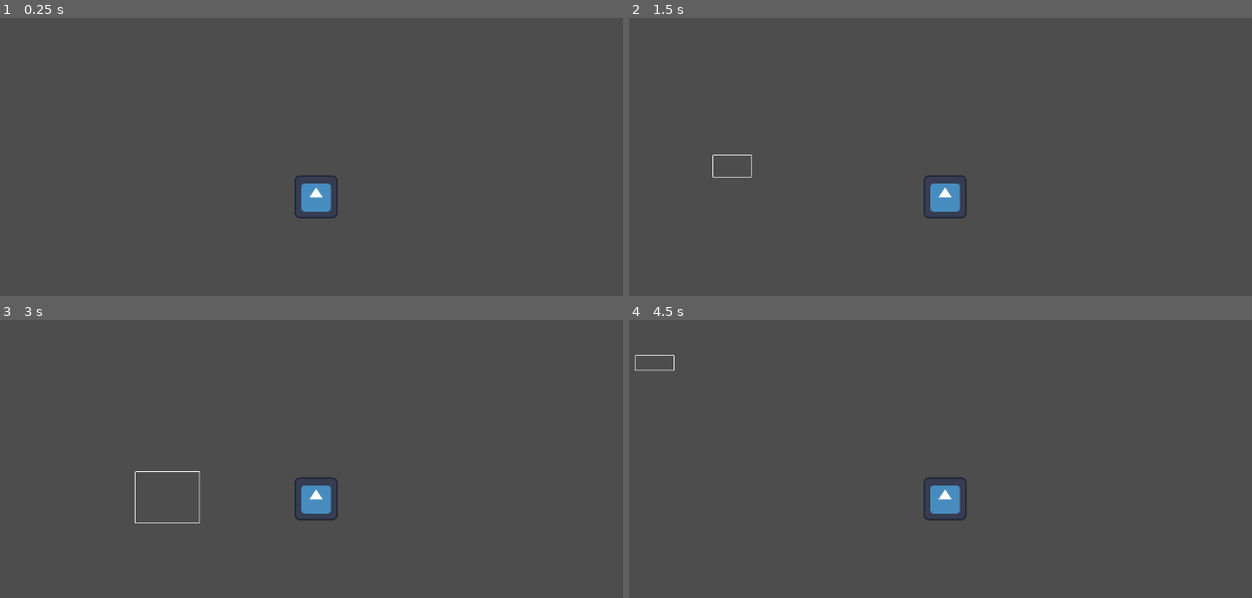
Above: before the commit, frames 1-4 (two rows, left to right).
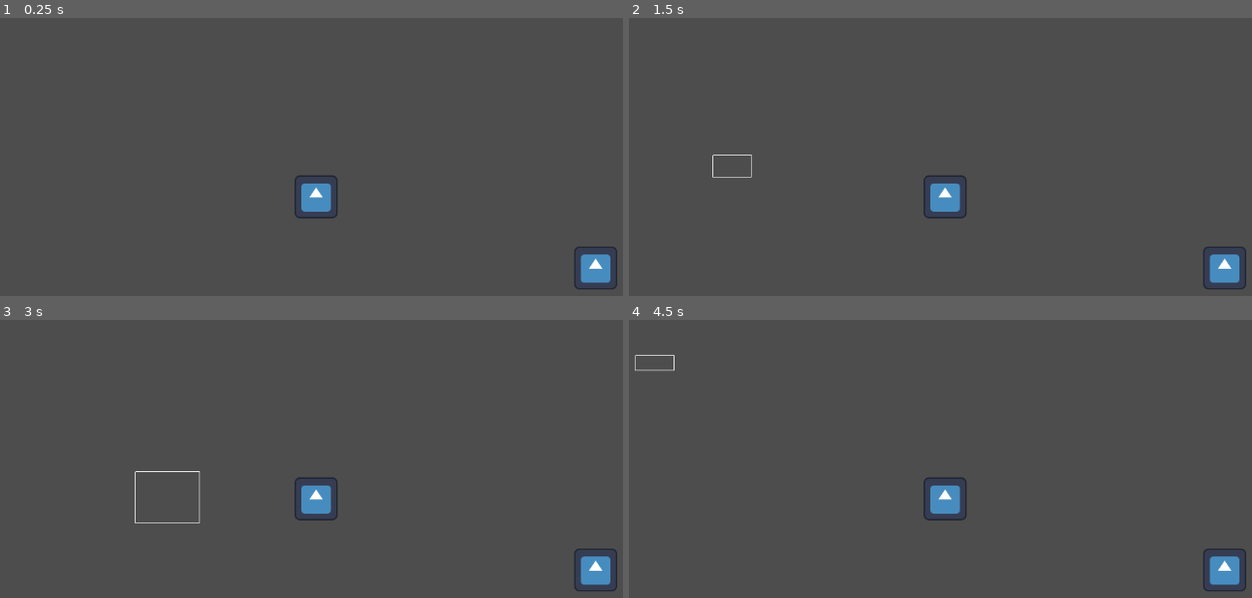
Above: after the commit, the same moments.

Repository: Just-a-Unity-Dev/achei
Game: Godot game, scene res://game.tscn
Same seed, same stepped clock (60 frames per second), same inputs: the game is played once before the commit and once after it. The engine's default icon, where the game draws it, is replaced by a stand-in: a white triangle on a blue panel in a dark square.
Inputs (mouse positions are in pixels of both pictures, inside the frame that each line leads up to):
- Up to frame 1 (0.25 s): no input
- Up to frame 2 (1.5 s): tap Enter at 0.5 s; move the mouse to (1040, 112) at 0.52 s; click (1040, 112) at 0.67 s; tap Space at 1.25 s; drag from (709, 154) to (828, 220) at 1.27 s
- Up to frame 3 (3 s): move the mouse to (317, 339) at 2.02 s; click (317, 339) at 2.17 s; tap Enter at 2.75 s; drag from (199, 522) to (6, 370) at 2.77 s
- Up to frame 4 (4.5 s): move the mouse to (1102, 500) at 3.52 s; click (1102, 500) at 3.67 s; tap Space at 4.25 s; drag from (635, 370) to (753, 328) at 4.27 s

The runs differ from the first frame. In frame 1, 0.6% of the frame differs, in the area x 92-100%, y 82-98%; in frame 2, 0.6%; in frame 3, 0.6%; in frame 4, 0.6%.

Commit message:
dual pawn

Diff:
--- a/game.tscn
+++ b/game.tscn
@@ -13,3 +13,7 @@
 position = Vector2(115, 94)
 
 [node name="Control" parent="." instance=ExtResource("3_feb5d")]
+
+[node name="Pawn" parent="." instance=ExtResource("2_e2o6t")]
+position = Vector2(531, 200)
+character_name = "Naomi Reade"
